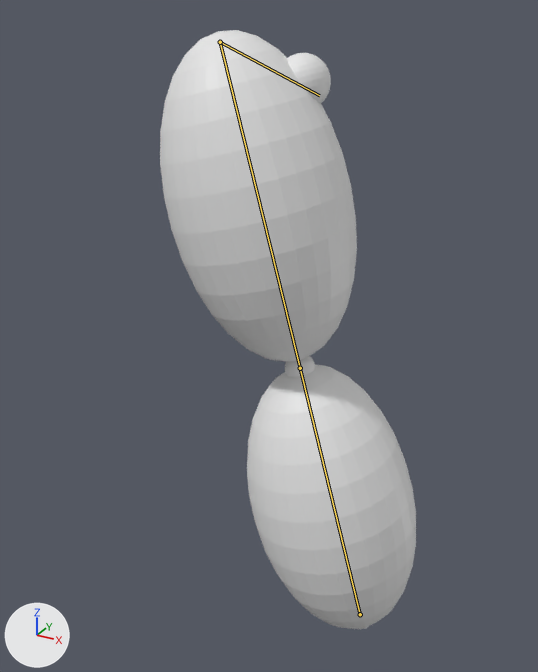
A saved change to the Blender file 2boneRigUpdate.blend.
Camera for both pictures: a camera (50 mm lens) standing at (2.59, -7.21, 5.55) and looking at (-1.58, 0.37, 1.76). The lights are fixed; the arrows at lower left show +X, +Y and +Z. Both versions are drawn at the pose saved in each file; the numbers are the values there. The bones that bend it are drawn over the model as lines.

In view in the first picture: 'J1', 'J2', 'Sphere', 'Sphere.001', 'ball'.
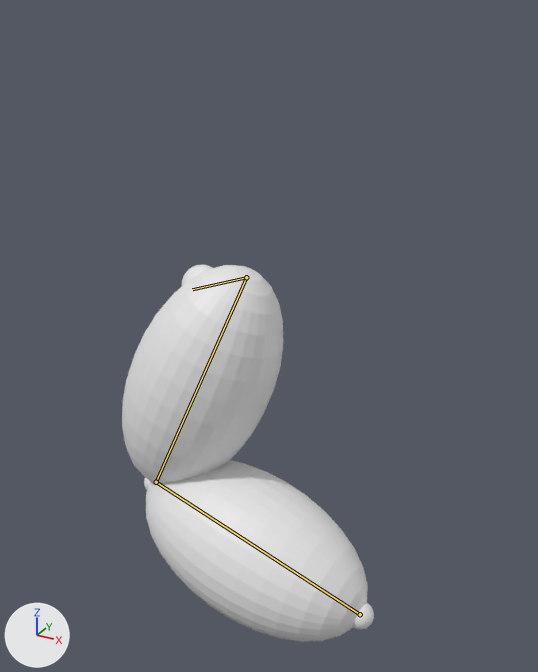
The edits, one by one:
Bone 'Bone' (bone_bone) turns from (3, 23, 15) to (-14, -70, 92) degrees about its own x, y and z.
Bone 'Bone.001' (bone_bone_001) turns from (0, 0, 0) to (-98, 12, 105) degrees about its own x, y and z.

What differs and where, as boxes (x1, y1, x2, y2) in the pictures (538 x 672 px):
'Sphere.001', posed (18% narrower, 34% shorter)
    before: (160, 30, 357, 362)
    after: (122, 265, 283, 484)
'Sphere', posed (31% wider, 31% shorter)
    before: (247, 365, 416, 629)
    after: (146, 460, 368, 642)
'ball', posed
    before: (287, 53, 331, 104)
    after: (182, 265, 213, 286)
'J2', posed
    before: (285, 356, 315, 377)
    after: (144, 477, 151, 490)
bone 'Bone', root to tip
    before: (360, 614) to (300, 368)
    after: (360, 614) to (156, 482)
bone 'Bone.001', root to tip
    before: (300, 368) to (220, 42)
    after: (156, 482) to (246, 277)
